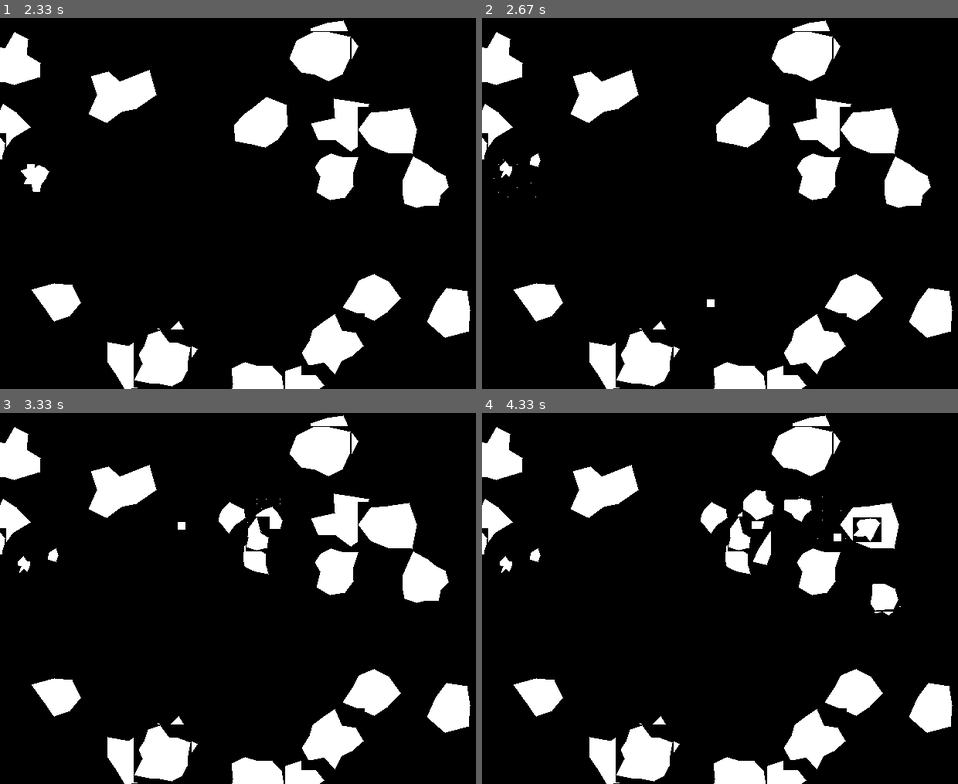
Above: before the commit, frames 1-4 (two rows, left to right).
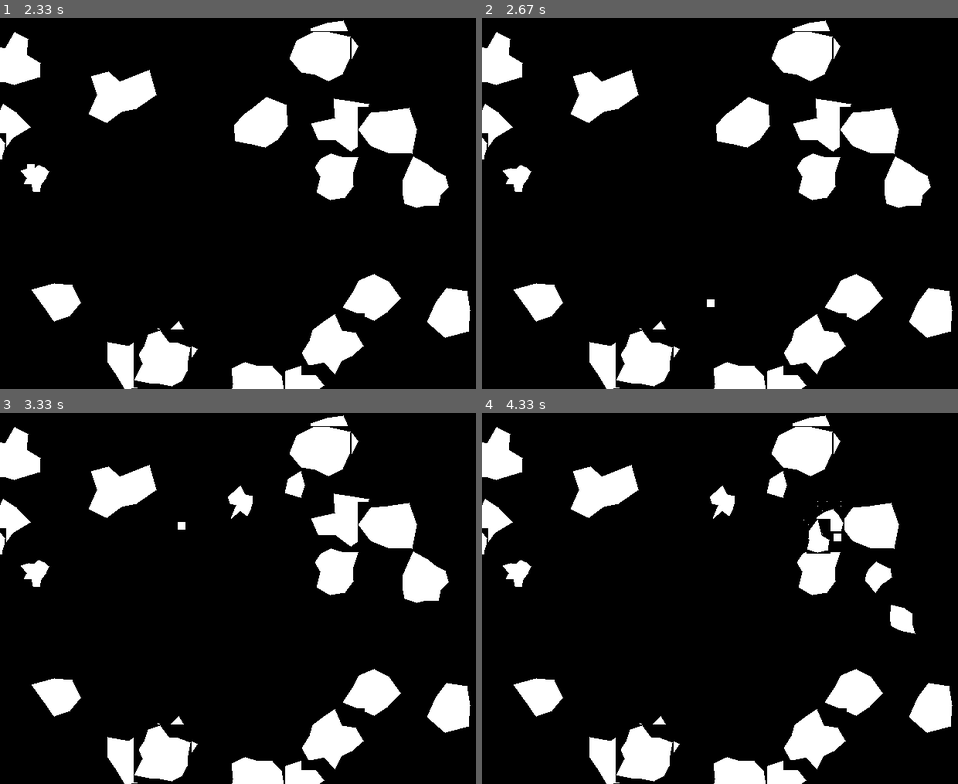
Above: after the commit, the same moments.

Repository: ilvrak/asteroid-blaster
Game: pygame game, started from test_asteroids_oop.py
Same seed, same stepped clock (60 frames per second), same inputs: the game is played once before the commit and once after it.
Inputs (mouse positions are in pixels of both pictures, inside the frame that each line leads up to):
- Up to frame 1 (2.33 s): hold R 0.33-0.8 s; hold M 0.83-1.3 s; hold O 1.33-1.8 s; click (28, 162) at 1.88 s; tap T at 2.17 s
- Up to frame 2 (2.67 s): click (705, 299) at 2.55 s
- Up to frame 3 (3.33 s): click (233, 535) at 2.88 s; click (176, 520) at 3.22 s
- Up to frame 4 (4.33 s): click (858, 565) at 3.55 s; click (881, 591) at 3.88 s; click (834, 531) at 4.22 s

Frame 1 is identical in both runs. In frame 2, 0.3% of the frame differs, in the area x 2-13%, y 36-49%; in frame 3, 1.6%; in frame 4, 3.7%, in the area x 3-92%, y 15-60%.

Commit message:
fixed false collides

Diff:
--- a/test_asteroids_oop.py
+++ b/test_asteroids_oop.py
@@ -37,6 +37,7 @@
 
         self.velocity = pg.math.Vector2()
 
+    # TODO refactor this
     def build_polygon(self, mean) -> list[tuple[int, int]]:
         deviation = mean / 4
         radius = mean * 2
@@ -109,6 +110,7 @@
         self.mask = pg.mask.from_surface(self.image)
 
     def check_collision(self):
+        self.collides = None
         if pg.sprite.spritecollide(self, self.space.asteroids, False):
             self.collide = "Collided Rects!"
             self.color = "blue"
@@ -120,6 +122,7 @@
             self.collide = "Not Collided..."
             self.color = "green"
 
+    # TODO refactor this
     def shoot(self):
         if self.collides:
             self.space.splash(self.collides[0].position)
@@ -215,14 +218,15 @@
             if event.type == pg.QUIT:
                 self.running = False
             elif event.type == pg.KEYDOWN:
-                if event.key == pg.K_r:
-                    self.space.show_collide_rects = not self.space.show_collide_rects
-                if event.key == pg.K_m:
-                    self.space.show_collide_masks = not self.space.show_collide_masks
-                if event.key == pg.K_o:
-                    self.space.show_objects = not self.space.show_objects
-                if event.key == pg.K_t:
-                    self.space.print_collides = not self.space.print_collides
+                match event.key:
+                    case pg.K_r:
+                        self.space.show_collide_rects = not self.space.show_collide_rects
+                    case pg.K_m:
+                        self.space.show_collide_masks = not self.space.show_collide_masks
+                    case pg.K_o:
+                        self.space.show_objects = not self.space.show_objects
+                    case pg.K_t:
+                        self.space.print_collides = not self.space.print_collides
             elif event.type == pg.MOUSEBUTTONDOWN:
                 self.space.mouse.shoot()
 
Not shown, changed: .gitignore
Not shown, changed: todo.md
